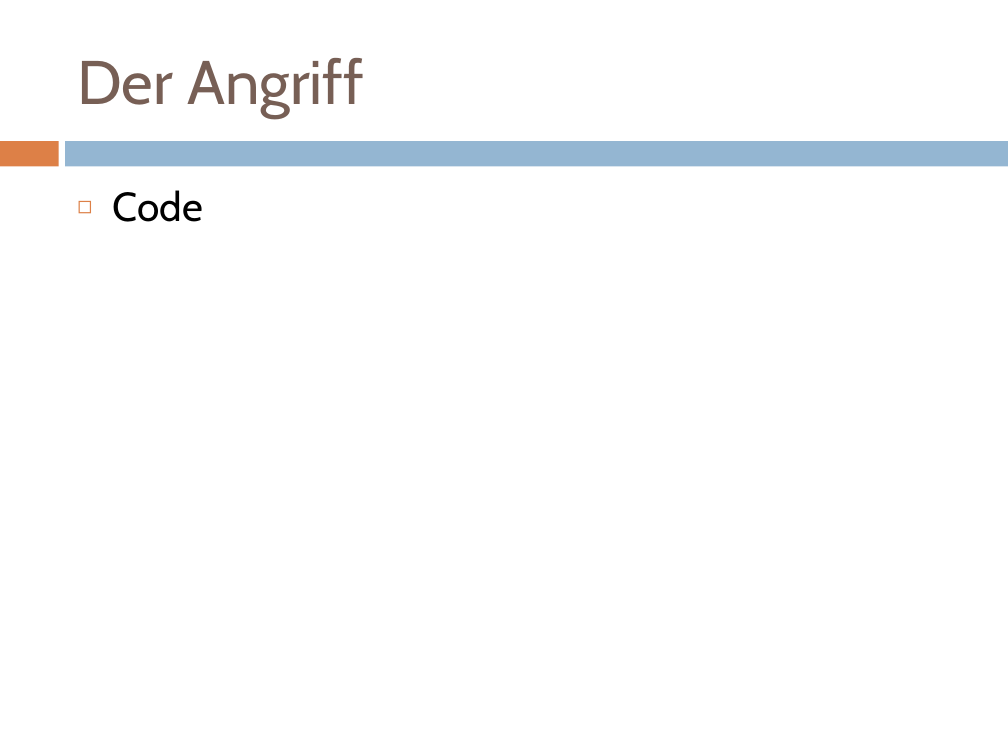
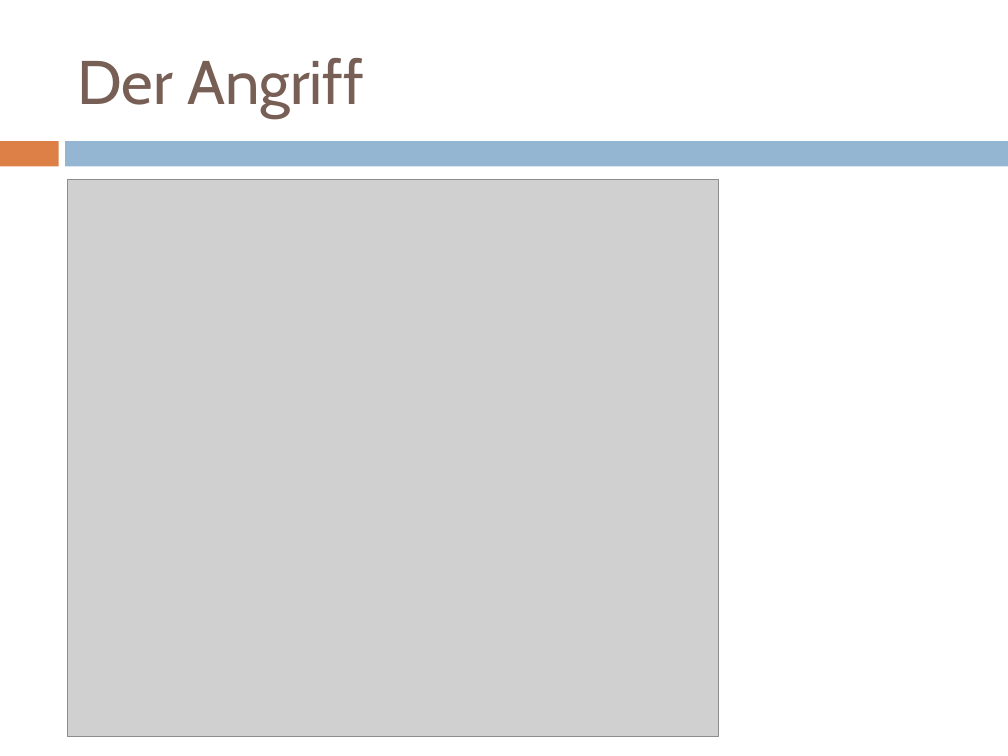
Before and after one commit to doctordebug/Hackerpraktikum, a slide deck: slide 11 of Präsentationen/PT3.pptx (slide 12 before the commit). Drawn at 1008x756 pixels with LibreOffice and Linux fonts; fonts in the diff are those of the drawing; grey boxes stand for pictures. Boxes give left, top, right and bottom in pixels: in the first picture for what was removed or moved away, otherwise in the second. Text is boxed around its words. In the diff, an @@ line names an element or a change of style, - is before the commit and + after.

```diff
--- a/Präsentationen/PT3.pptx
+++ b/Präsentationen/PT3.pptx
@@ picture added at (68, 179, 719, 736) @@
@@ text removed at (113, 190, 203, 222) @@
-◻ Code
```
Also in this commit, not shown: 3 other slides changed, 1 slide added, 2 slides removed, 4 other files.
